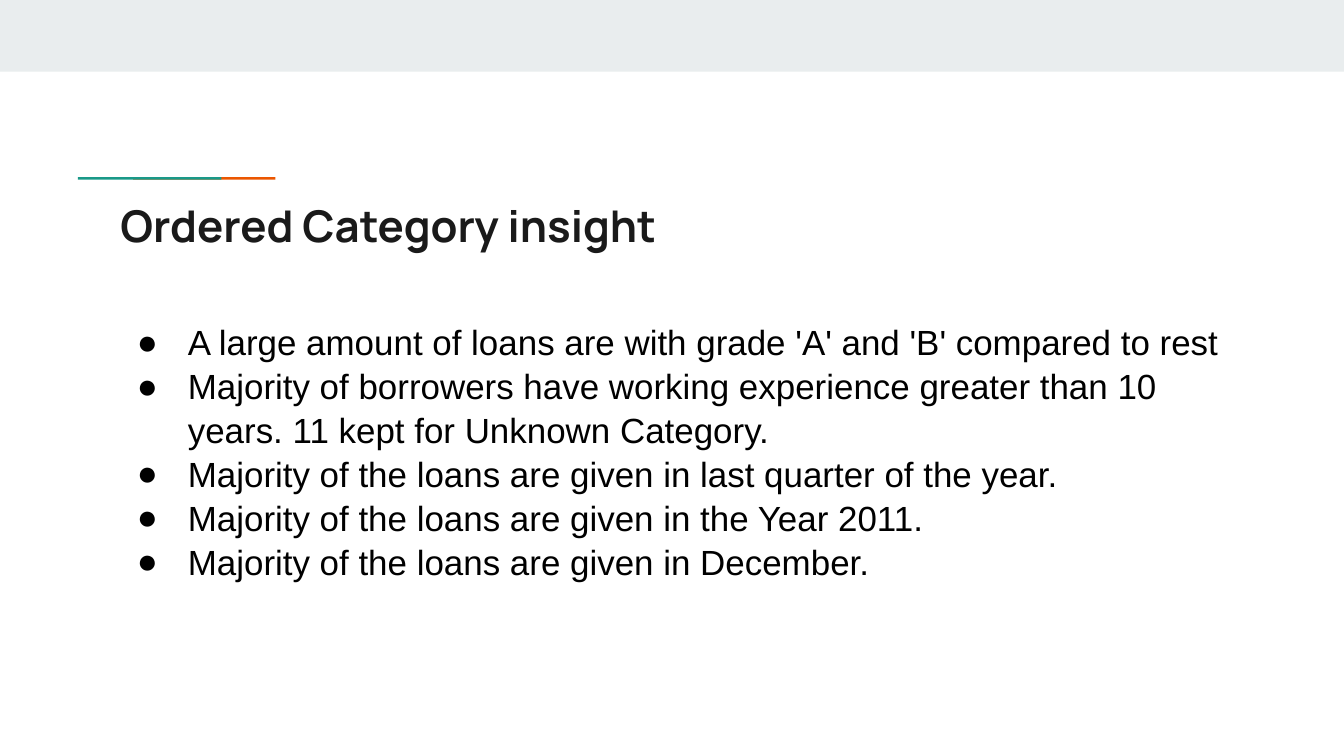
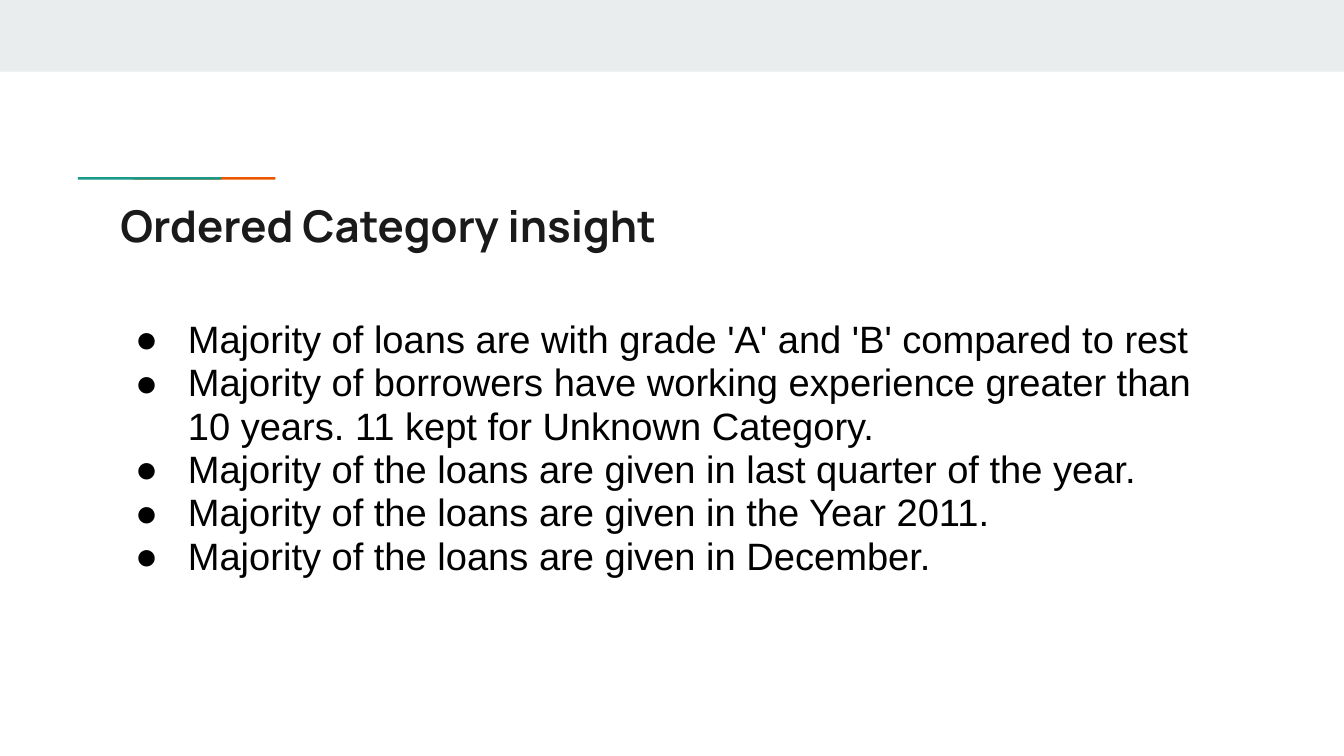
Before and after one commit to parthakrs/LendingCaseStudy, a slide deck: slide 8 of Lending Club Case Study.pptx. Drawn at 1344x756 pixels with LibreOffice and Linux fonts; fonts in the diff are those of the drawing. Boxes give left, top, right and bottom in pixels: in the first picture for what was removed or moved away, otherwise in the second. Text is boxed around its words. In the diff, an @@ line names an element or a change of style, - is before the commit and + after.

```diff
--- a/Lending Club Case Study.pptx
+++ b/Lending Club Case Study.pptx
@@ text at <box>188,325,1188,361</box>: text changed; size 18.7 to 20.4 pt @@
-● A large amount of loans are with grade 'A' and 'B' compared to rest
+● Majority of loans are with grade 'A' and 'B' compared to rest
@@ text at <box>188,368,1191,578</box>: size 18.7 to 20.4 pt in "Majority of borrowers have working experience greater ...", "Majority of the loans are given in ...", "Majority of the loans are given in ...", "Majority of the loans are given in ..."; indent changed; line spacing 1.05 to 0.95 @@
```
Also in this commit, not shown: 9 other slides changed, 2 other files.
